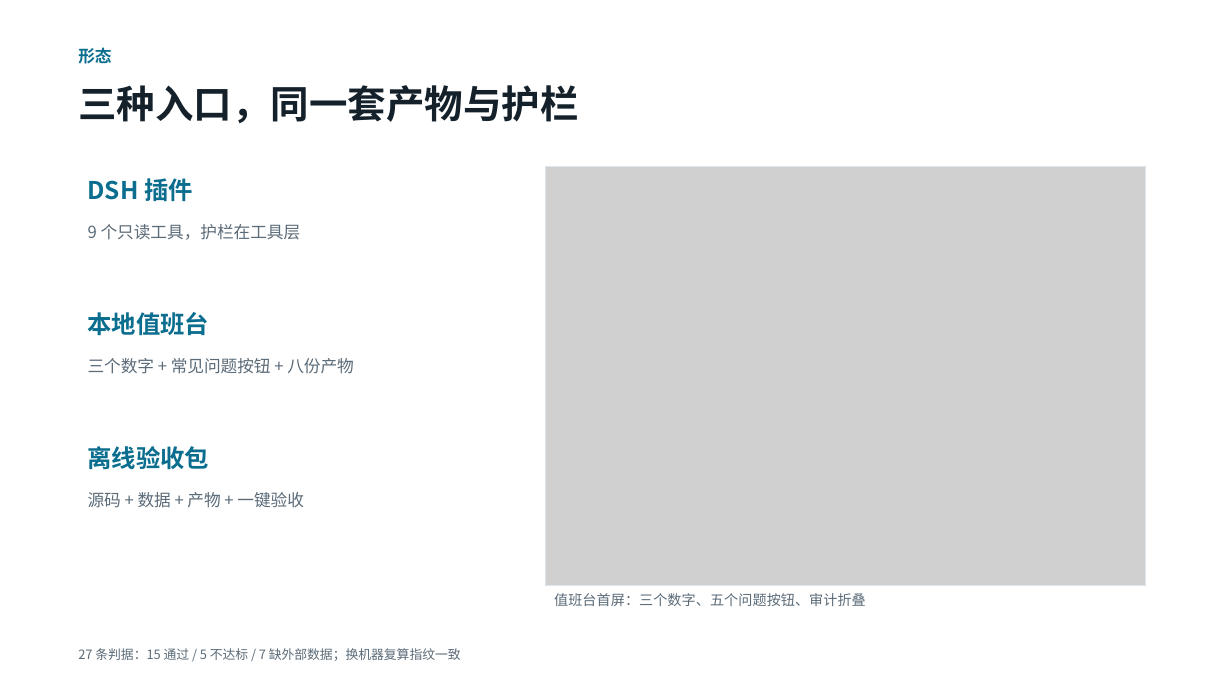
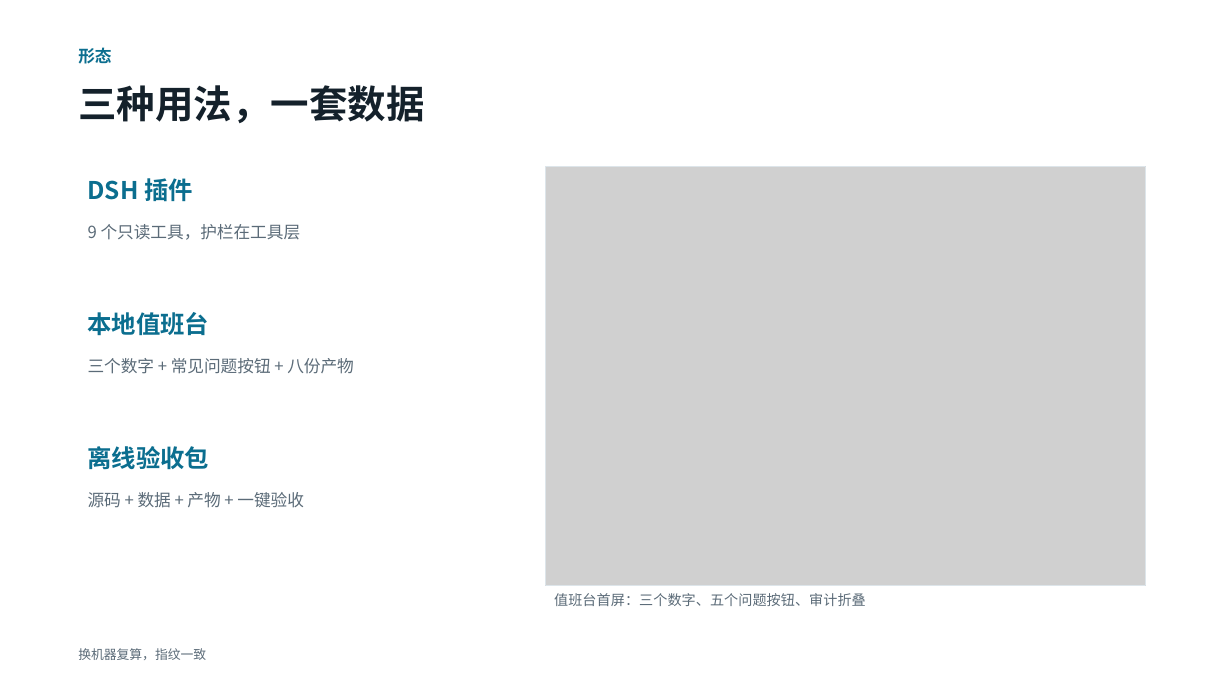
Before and after one commit to toki0413/typhoeus, a slide deck: slide 12 of docs/demo/typhoeus-demo.pptx (slide 13 before the commit). Drawn at 1232x693 pixels with LibreOffice and Linux fonts; fonts in the diff are those of the drawing; grey boxes stand for pictures. Boxes give left, top, right and bottom in pixels: in the first picture for what was removed or moved away, otherwise in the second. Text is boxed around its words. In the diff, an @@ line names an element or a change of style, - is before the commit and + after.

```diff
--- a/docs/demo/typhoeus-demo.pptx
+++ b/docs/demo/typhoeus-demo.pptx
@@ text at (x1=78, y1=85, x2=424, y2=123): text changed @@
-三种入口，同一套产物与护栏
+三种用法，一套数据
@@ text at (x1=78, y1=648, x2=206, y2=660): text changed @@
-27 条判据：15 通过 / 5 不达标 / 7 缺外部数据；换机器复算指纹一致
+换机器复算，指纹一致
```
Also in this commit, not shown: 11 other slides changed, 1 slide removed, 11 other files.
